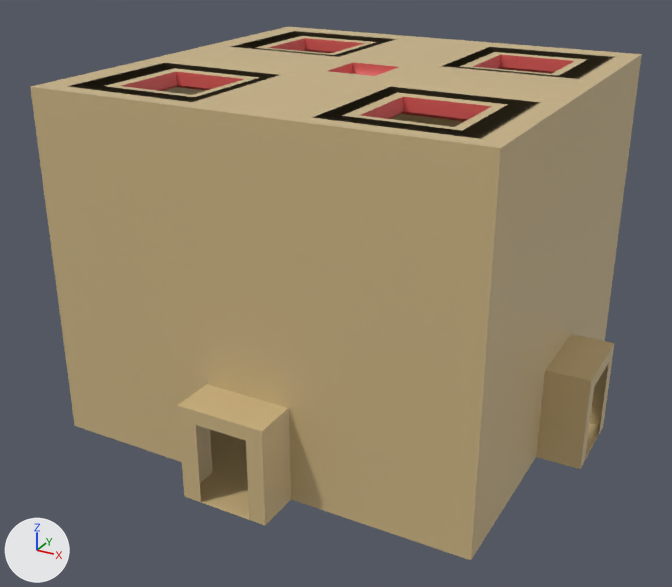
A saved change to the FBX model Assets/Models/Props/BossRoom.fbx.
Before and after are seen from a 50 mm lens placed at (192.0, -374.0, 155.0), pointed at (-5.0, -15.0, -24.0). The axes (+X, +Y, +Z) are drawn at lower left. The lights are the same throughout. Where no turn or scale is listed for an object, it has been applied to the vertices.
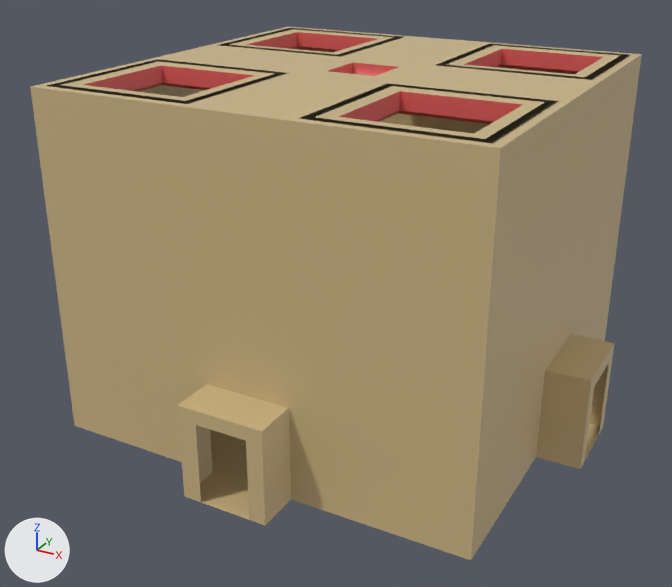
What differs and where, as boxes (x1, y1, x2, y2) in the pictures (672 x 587 px; the box of a moved part takes in the faces that stretch with it):
part 1 of me_cube_001, moved or reshaped: (423, 42, 641, 82) in both
part 2 of me_cube_001, moved or reshaped: (282, 81, 572, 148) in both
part 3 of me_cube_001, moved or reshaped: (207, 27, 415, 59) in both
part 4 of me_cube_001, moved or reshaped: (31, 57, 300, 107) in both

Edits to the bpy script that builds the scene:
```text
Change me_cube_001:
    where me_cube_001.from_pydata(...)  # 584 vertices, 618 faces; spans x -120.0..120.0, y -120.0..120.0, z -80.0..80.0
    used by ob_cube; location = (0.0, 0.0, 0.0)
    me_cube_001 part 1: all 48 vertices in x 33.0..79.0, y 33.0..80.0, z 71.0..79.0 are scaled about their middle by (1.38, 1.36, 1.29), then moved by (4.0, 3.0, 0.0)
    me_cube_001 part 2: all 48 vertices in x 33.0..79.0, y -80.0..-33.0, z 71.0..79.0 are scaled about their middle by (1.38, 1.36, 1.29), then moved by (4.0, -4.0, 0.0)
    me_cube_001 part 3: all 48 vertices in x -79.0..-33.0, y 33.0..80.0, z 71.0..79.0 are scaled about their middle by (1.38, 1.36, 1.29), then moved by (-4.0, 3.0, 0.0)
    me_cube_001 part 4: all 48 vertices in x -79.0..-33.0, y -80.0..-33.0, z 71.0..79.0 are scaled about their middle by (1.38, 1.36, 1.29), then moved by (-4.0, -3.0, 0.0)
```
